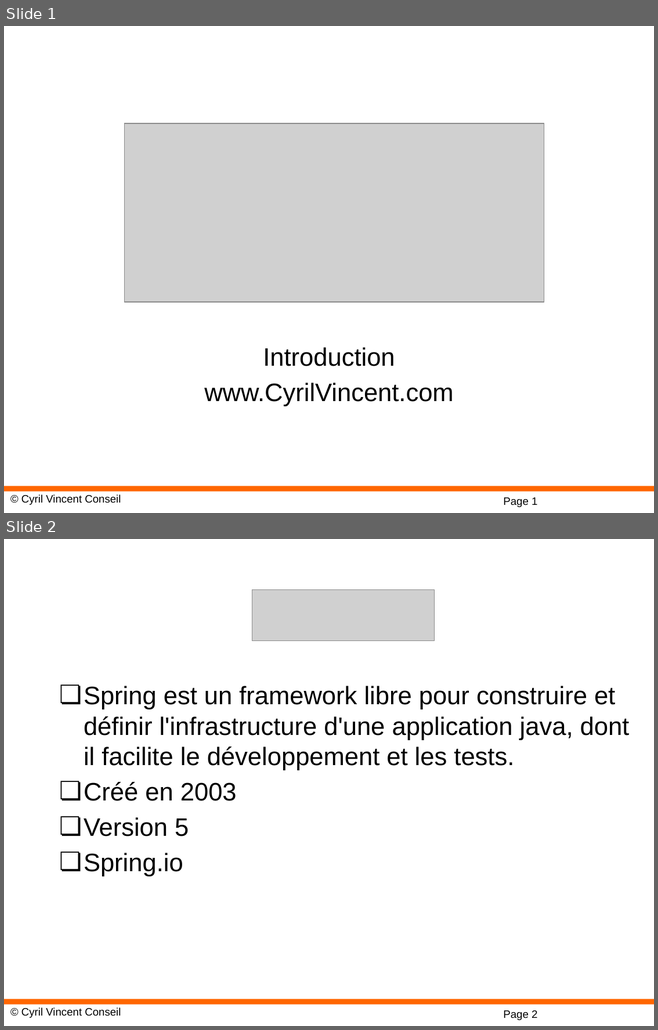
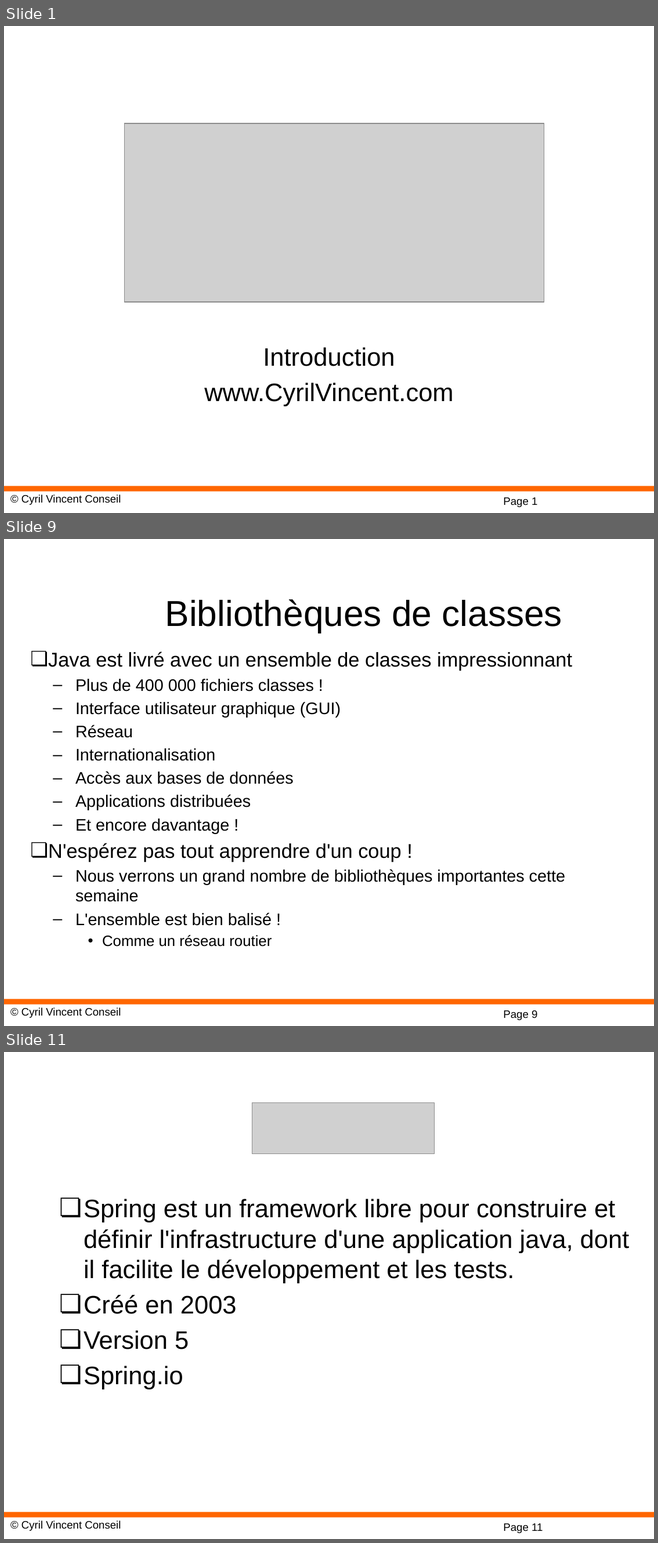
Before and after one commit to cyrilvincent/spring, a slide deck: ppt/01-SpringIntro.pptx. Shown one above the other, each under a label of ours: slides 1 and 2 before the commit, slides 1, 9 and 11 after it; the slides between them are not shown. The pictures are 658x1030 and 658x1543 pixels, drawn with LibreOffice and Linux fonts; fonts in the diff are those of the drawing; grey boxes stand for pictures; background and template pictures are left out. Boxes give left, top, right and bottom in pixels: in the first picture for what was removed or moved away, otherwise in the second. Text is boxed around its words. In the diff, an @@ line names an element or a change of style, - is before the commit and + after.

Commit message:
Add Java intro

```diff
--- a/ppt/01-SpringIntro.pptx
+++ b/ppt/01-SpringIntro.pptx
@@ slide 9 added at (x1=4, y1=539, x2=654, y2=1026), background #FFFFFF; not listed: 3 template elements that a slide beside it also shows @@
@@ title added at (x1=165, y1=599, x2=562, y2=633), 40 pt, text #000000 @@
+Bibliothèques de classes
@@ text added at (x1=48, y1=652, x2=572, y2=947), 18.5 pt, text #000000 @@
+❏ Java est livré avec un ensemble de classes impressionnant
+  – Plus de 400 000 fichiers classes !
+  – Interface utilisateur graphique (GUI)
+  – Réseau
+  – Internationalisation
+  – Accès aux bases de données
+  – Applications distribuées
+  – Et encore davantage !
+❏ N'espérez pas tout apprendre d'un coup !
+  – Nous verrons un grand nombre de bibliothèques importantes cette semaine
+  – L'ensemble est bien balisé !
+    • Comme un réseau routier
@@ what was slide 2 is now slide 11 @@
@@ page number at (x1=503, y1=1524, x2=542, y2=1533): text changed @@
-Page 2
+Page 11
```
Also in this commit, not shown: 8 other slides added, 3 other files.
